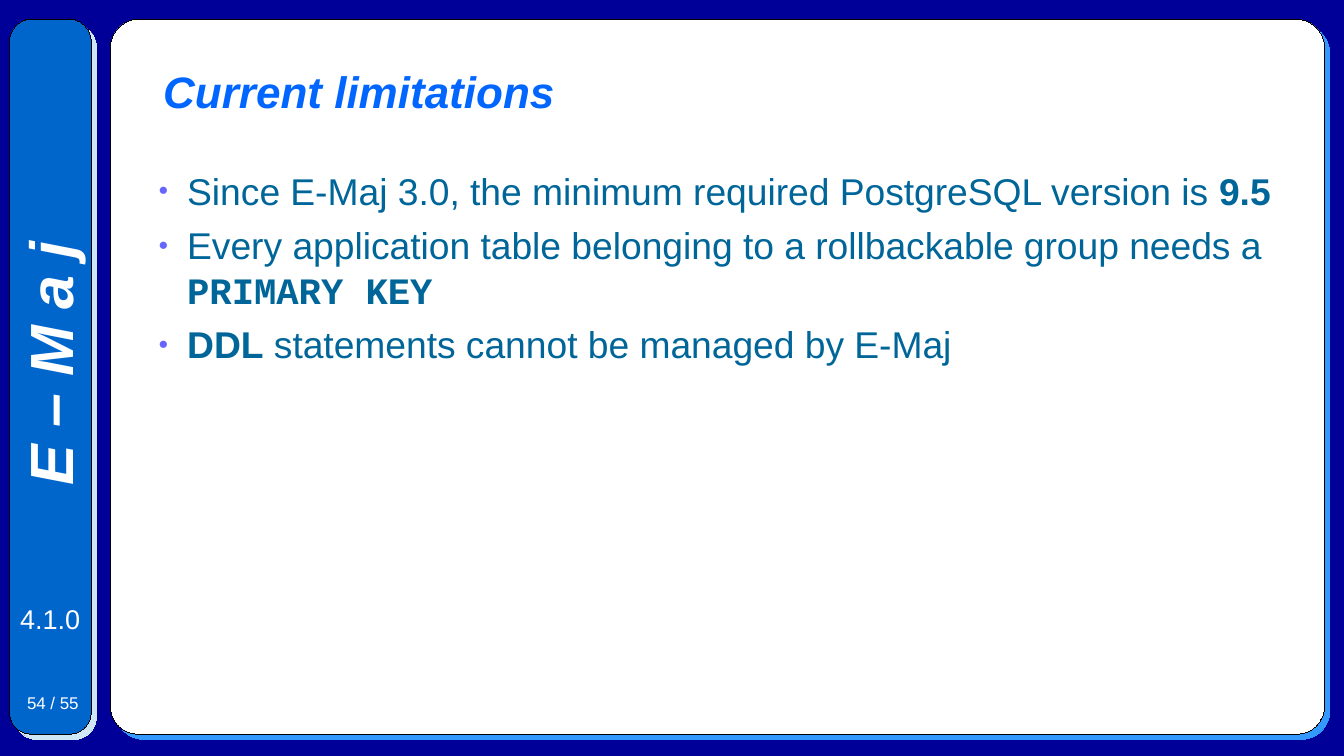
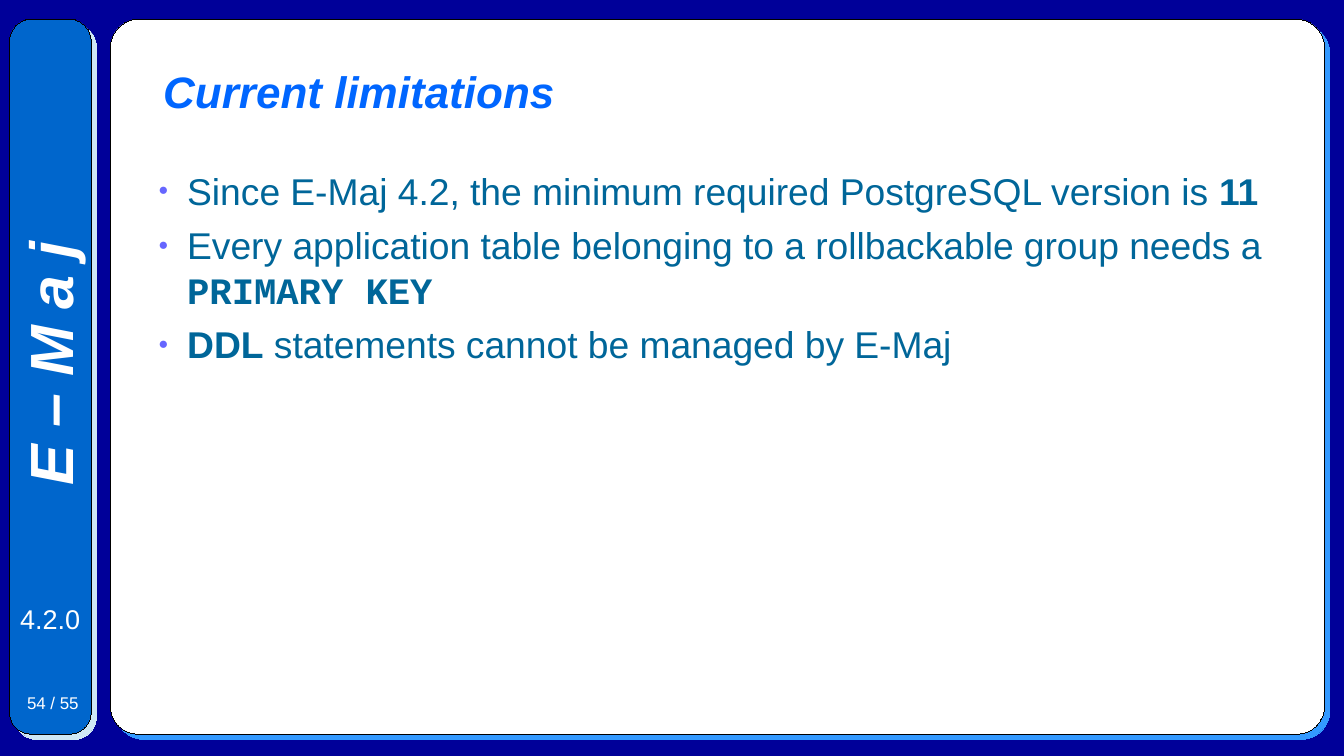
Before and after one commit to beaud76/emaj_doc, a slide deck: slide 54 of Emaj.devel_pres_en.odp. Drawn at 1344x756 pixels with LibreOffice and Linux fonts; fonts in the diff are those of the drawing. Boxes give left, top, right and bottom in pixels: in the first picture for what was removed or moved away, otherwise in the second. Text is boxed around its words. In the diff, an @@ line names an element or a change of style, - is before the commit and + after.

```diff
--- a/Emaj.devel_pres_en.odp
+++ b/Emaj.devel_pres_en.odp
@@ text at [187, 178, 1258, 213]: text changed @@
-● Since E-Maj 3.0, the minimum required PostgreSQL version is 9.5
+● Since E-Maj 4.2, the minimum required PostgreSQL version is 11
@@ text at [20, 610, 80, 630]: text changed @@
-4.1.0
+4.2.0
```
Also in this commit, not shown: 50 other slides changed, 5 other files.
